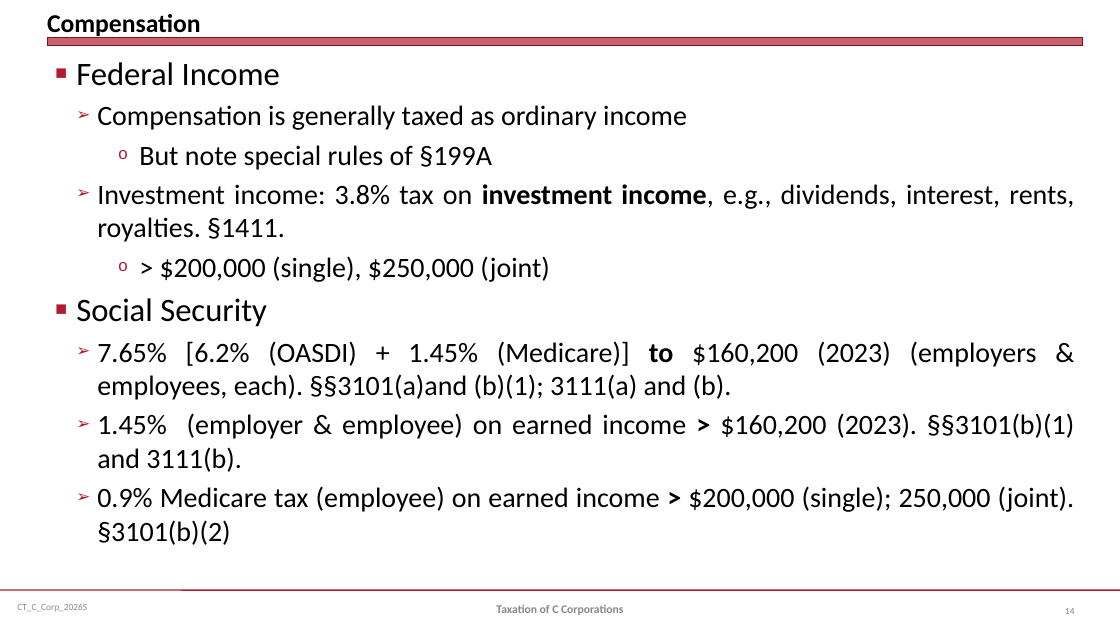
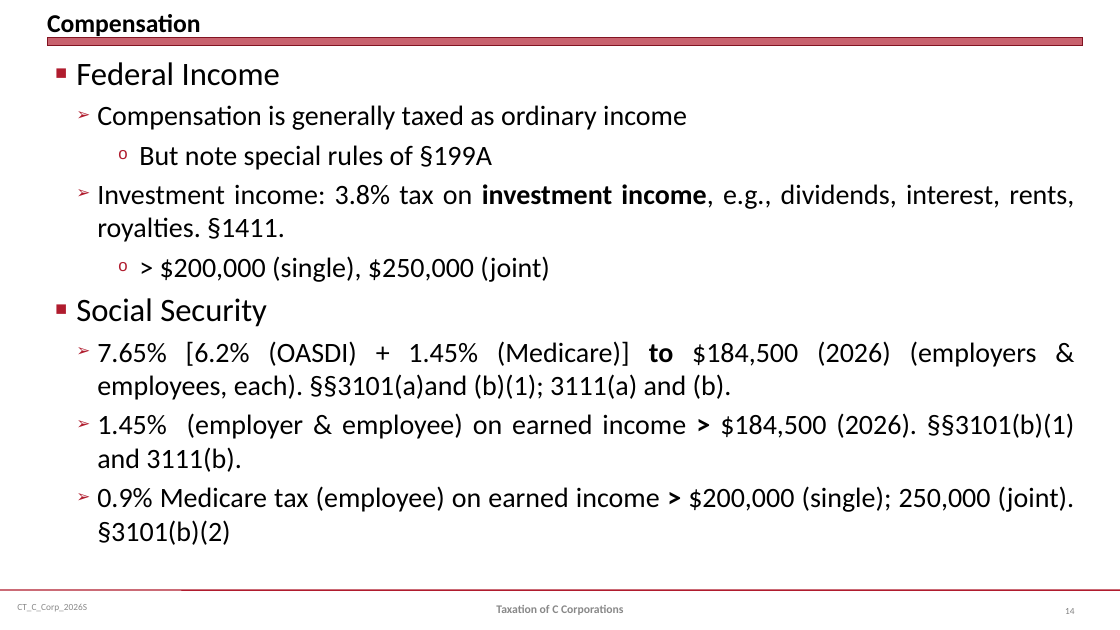
Before and after one commit to jmc877/Corporate-Tax, a slide deck: slide 14 of slides/CT_C_Corp_2026S.pptx. Drawn at 1120x630 pixels with LibreOffice and Linux fonts; fonts in the diff are those of the drawing. Boxes give left, top, right and bottom in pixels: in the first picture for what was removed or moved away, otherwise in the second. Text is boxed around its words. In the diff, an @@ line names an element or a change of style, - is before the commit and + after.

```diff
--- a/slides/CT_C_Corp_2026S.pptx
+++ b/slides/CT_C_Corp_2026S.pptx
@@ text at (97,341,1074,472): text changed @@
-  ➢ 7.65% [6.2% (OASDI) + 1.45% (Medicare)] to $160,200 (2023) (employers & employees, each). §§3101(a)and (b)(1); 3111(a) and (b).
-  ➢ 1.45% (employer & employee) on earned income > $160,200 (2023). §§3101(b)(1) and 3111(b).
+  ➢ 7.65% [6.2% (OASDI) + 1.45% (Medicare)] to $184,500 (2026) (employers & employees, each). §§3101(a)and (b)(1); 3111(a) and (b).
+  ➢ 1.45% (employer & employee) on earned income > $184,500 (2026). §§3101(b)(1) and 3111(b).
```
Also in this commit, not shown: 18 other slides changed, 1 slide added, 1 slide removed, 2 other files.
